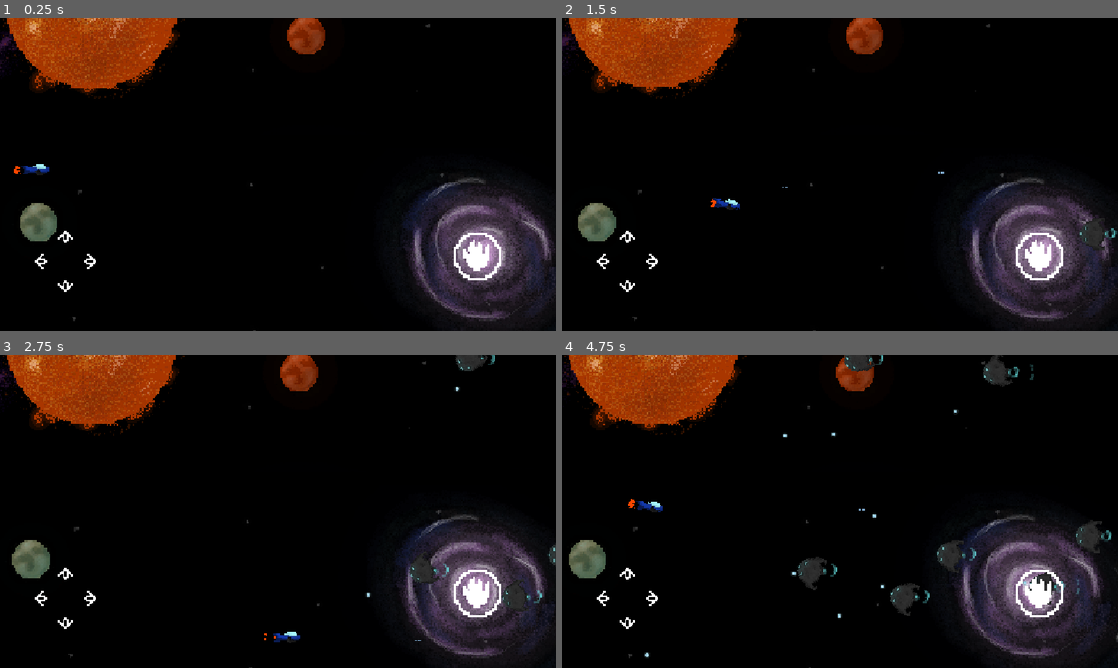
Above: before the commit, frames 1-4 (two rows, left to right).
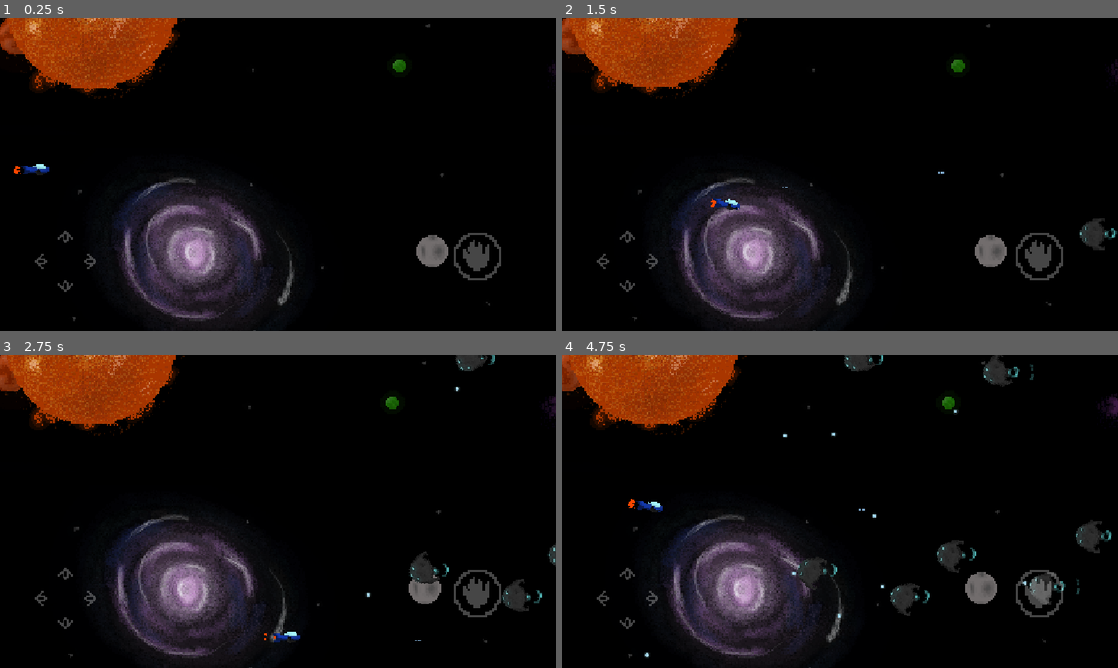
Above: after the commit, the same moments.

Repository: DumitrLeon/shot-em-up
Game: Godot game, scene res://scenes/game.tscn
Two runs of this game, one before a commit and one after it. Both use one fixed random seed, a clock stepped at 60 frames per second and the inputs below.
Inputs (mouse positions are in pixels of both pictures, inside the frame that each line leads up to):
- Up to frame 1 (0.25 s): no input
- Up to frame 2 (1.5 s): move the mouse to (962, 158) at 0.52 s; hold D (right) 0.53-1.28 s; click (962, 158) at 0.6 s; move the mouse to (728, 190) at 1.27 s; hold S (down) from 1.28 s (still down); click (728, 190) at 1.35 s
- Up to frame 3 (2.75 s): move the mouse to (333, 442) at 2.02 s; release S (down) at 2.03 s; hold D (right) from 2.03 s (still down); click (333, 442) at 2.1 s
- Up to frame 4 (4.75 s): move the mouse to (812, 574) at 2.77 s; release D (right) at 2.78 s; hold W (up) 2.78-3.53 s; click (812, 574) at 2.85 s; move the mouse to (1006, 558) at 3.52 s; hold A (left) from 3.53 s (still down); click (1006, 558) at 3.6 s; move the mouse to (673, 464) at 4.27 s; click (673, 464) at 4.35 s

The runs differ from the first frame. In frame 1, 21% of the frame differs, in the area x 0-100%, y 0-100%; in frame 2, 20%; in frame 3, 20%; in frame 4, 20%.

Commit message:
ReRelease

Diff:
--- a/scenes/game.tscn
+++ b/scenes/game.tscn
@@ -45,6 +45,7 @@
 [node name="Sprite2D" type="Sprite2D" parent="Parallax/Planets"]
 position = Vector2(192, 0)
 texture = ExtResource("3_u5sy4")
+offset = Vector2(-200, 0)
 
 [node name="Sun" type="Parallax2D" parent="Parallax"]
 scroll_offset = Vector2(0, -48)
@@ -80,6 +81,7 @@
 transform = Transform2D(3, 0, 0, 3, 0, 0)
 
 [node name="up" type="TouchScreenButton" parent="UI_manager/CanvasLayer"]
+modulate = Color(1, 1, 1, 0.27450982)
 position = Vector2(13.333334, 120)
 texture_normal = ExtResource("7_kvpfn")
 shape = SubResource("CircleShape2D_kvpfn")
@@ -87,6 +89,7 @@
 action = "up"
 
 [node name="right" type="TouchScreenButton" parent="UI_manager/CanvasLayer"]
+modulate = Color(1, 1, 1, 0.27450982)
 position = Vector2(29.333334, 136)
 texture_normal = ExtResource("8_dinhu")
 shape = SubResource("CircleShape2D_kvpfn")
@@ -94,6 +97,7 @@
 action = "right"
 
 [node name="left" type="TouchScreenButton" parent="UI_manager/CanvasLayer"]
+modulate = Color(1, 1, 1, 0.27450982)
 position = Vector2(-2.666666, 136)
 texture_normal = ExtResource("9_kvuet")
 shape = SubResource("CircleShape2D_kvpfn")
@@ -101,6 +105,7 @@
 action = "left"
 
 [node name="down" type="TouchScreenButton" parent="UI_manager/CanvasLayer"]
+modulate = Color(1, 1, 1, 0.27450982)
 position = Vector2(13.333334, 152)
 texture_normal = ExtResource("10_trtic")
 shape = SubResource("CircleShape2D_kvpfn")
@@ -108,6 +113,7 @@
 action = "down"
 
 [node name="shoot" type="TouchScreenButton" parent="UI_manager/CanvasLayer"]
+modulate = Color(1, 1, 1, 0.27450982)
 position = Vector2(277.33334, 112)
 scale = Vector2(1.64, 1.64)
 texture_normal = ExtResource("11_ir15t")
Not shown, changed: index.html
Not shown, changed: index.pck
